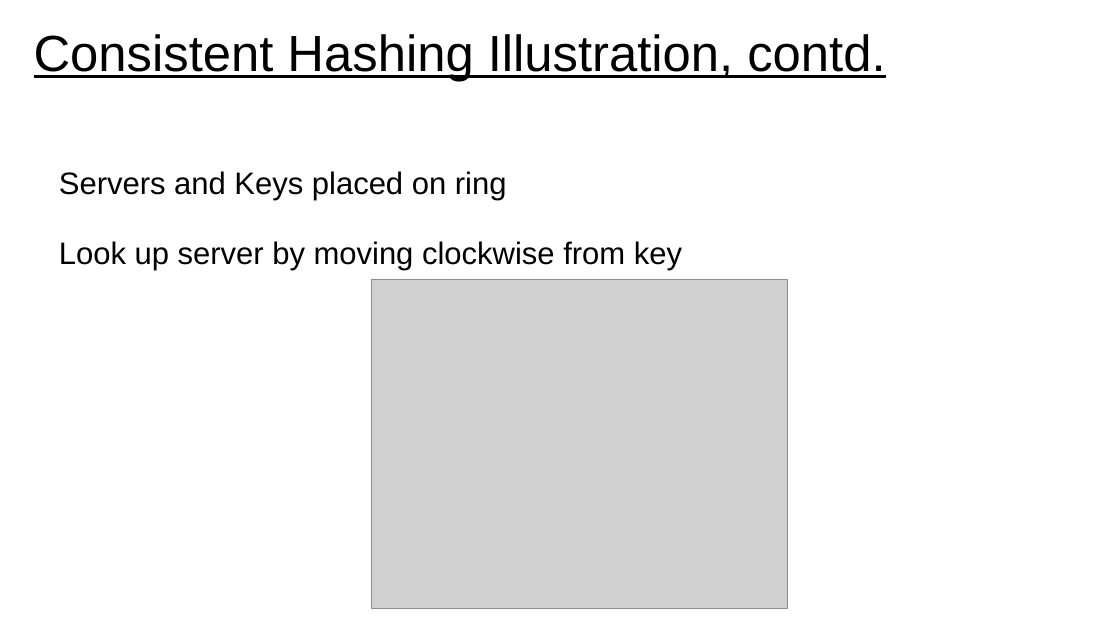
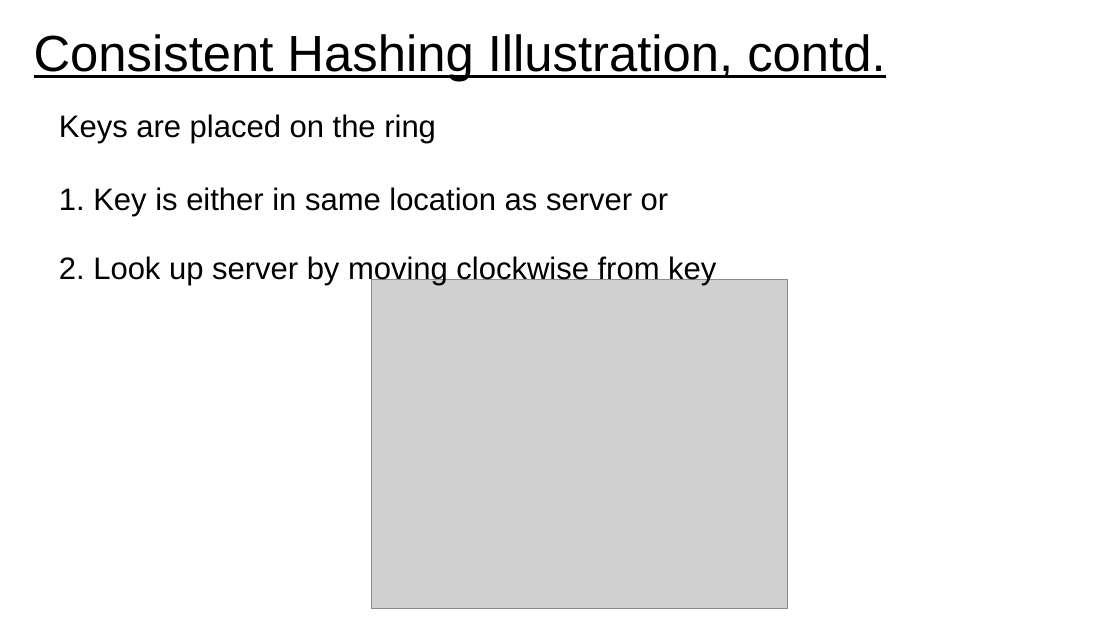
Before and after one commit to UVADS/distributed_computing, a slide deck: slide 13 of 09_distributed_data_concepts_and_tools/consistent_hashing.ppt (slide 8 before the commit). Drawn at 1120x630 pixels with LibreOffice and Linux fonts; fonts in the diff are those of the drawing; grey boxes stand for pictures. Boxes give left, top, right and bottom in pixels: in the first picture for what was removed or moved away, otherwise in the second. Text is boxed around its words. In the diff, an @@ line names an element or a change of style, - is before the commit and + after.

```diff
--- a/09_distributed_data_concepts_and_tools/consistent_hashing.ppt
+++ b/09_distributed_data_concepts_and_tools/consistent_hashing.ppt
@@ text at [59, 114, 716, 286]: text changed @@
-Servers and Keys placed on ring
-Look up server by moving clockwise from key
+Keys are placed on the ring
+1. Key is either in same location as server or
+2. Look up server by moving clockwise from key
```
Also in this commit, not shown: 7 other slides changed, 6 slides added, 1 slide removed.
